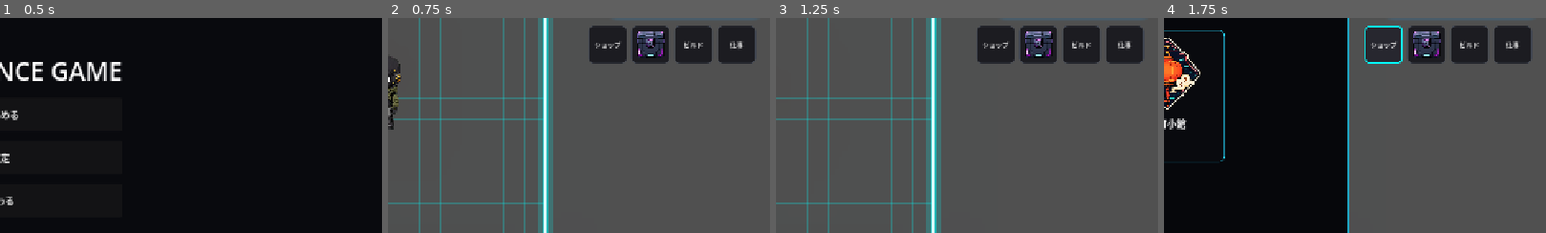
Above: before the commit, frames 1-4 (left to right).
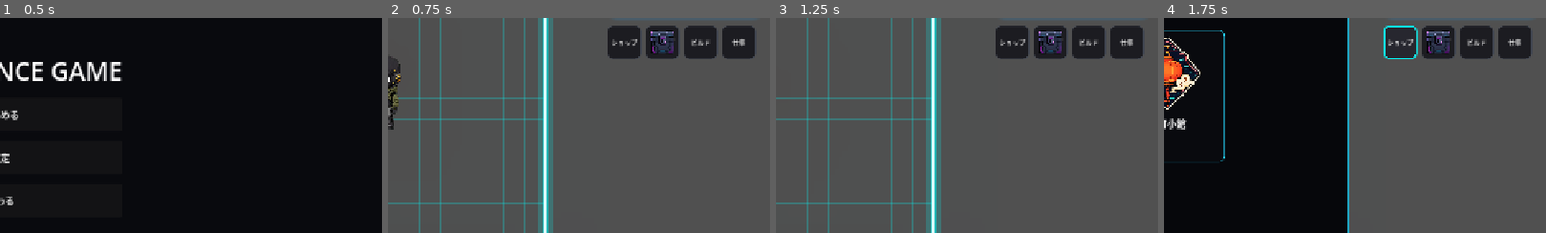
Above: after the commit, the same moments.

Repository: grimoire1089-coder/optimistic
Game: Godot game, scene res://Scenes/Boot/TitleScene.tscn
Same seed, same stepped clock (60 frames per second), same inputs: the game is played once before the commit and once after it. Sound files missing from this copy of the repository are replaced by a short silence.
Inputs:
- Up to frame 1 (0.5 s): no input
- Up to frame 2 (0.75 s): click "はじめる" at 0.5 s
- Up to frame 3 (1.25 s): no input
- Up to frame 4 (1.75 s): click "ショップ" at 1.25 s
The pictures show only the part of the screen within x 50-100%, y 23-73%; the shares and areas given below are measured in that part.

Frame 1 is identical in both runs. In frame 2, 4.0% of the frame differs, in the area x 52-96%, y 3-22%; in frame 3, 4.0%; in frame 4, 4.2%.

Commit message:
Add Robin HUD button to reserved HUD layout

Diff:
--- a/Scripts/Scenes/Main/MainScene.gd
+++ b/Scripts/Scenes/Main/MainScene.gd
@@ -151,12 +151,13 @@
 	if canvas_layer == null:
 		return
 
-	_place_top_right_control(canvas_layer.get_node_or_null("ShopButton") as Control, Vector2(-304.0, 176.0), Vector2(64.0, 64.0))
-	_place_top_right_control(canvas_layer.get_node_or_null("InventoryButton") as Control, Vector2(-232.0, 176.0), Vector2(64.0, 64.0))
-	_place_top_right_control(canvas_layer.get_node_or_null("BuildModeButton") as Control, Vector2(-160.0, 176.0), Vector2(64.0, 64.0))
-	_place_top_right_control(canvas_layer.get_node_or_null("WorkCreditButton") as Control, Vector2(-88.0, 176.0), Vector2(64.0, 64.0))
-	_place_top_right_control(canvas_layer.get_node_or_null("AICharacterHud") as Control, Vector2(-368.0, 260.0), Vector2(344.0, 300.0))
-	_place_top_right_control(canvas_layer.get_node_or_null("WorkMenu") as Control, Vector2(-360.0, 260.0), Vector2(336.0, 158.0))
+	_place_top_right_control(canvas_layer.get_node_or_null("RobinHudButton") as Control, Vector2(-336.0, 176.0), Vector2(56.0, 56.0))
+	_place_top_right_control(canvas_layer.get_node_or_null("ShopButton") as Control, Vector2(-272.0, 176.0), Vector2(56.0, 56.0))
+	_place_top_right_control(canvas_layer.get_node_or_null("InventoryButton") as Control, Vector2(-208.0, 176.0), Vector2(56.0, 56.0))
+	_place_top_right_control(canvas_layer.get_node_or_null("BuildModeButton") as Control, Vector2(-144.0, 176.0), Vector2(56.0, 56.0))
+	_place_top_right_control(canvas_layer.get_node_or_null("WorkCreditButton") as Control, Vector2(-80.0, 176.0), Vector2(56.0, 56.0))
+	_place_top_right_control(canvas_layer.get_node_or_null("AICharacterHud") as Control, Vector2(-328.0, 252.0), Vector2(304.0, 274.0))
+	_place_top_right_control(canvas_layer.get_node_or_null("WorkMenu") as Control, Vector2(-328.0, 252.0), Vector2(304.0, 158.0))
 
 
 func _place_top_right_control(control: Control, top_right_offset: Vector2, control_size: Vector2) -> void:
